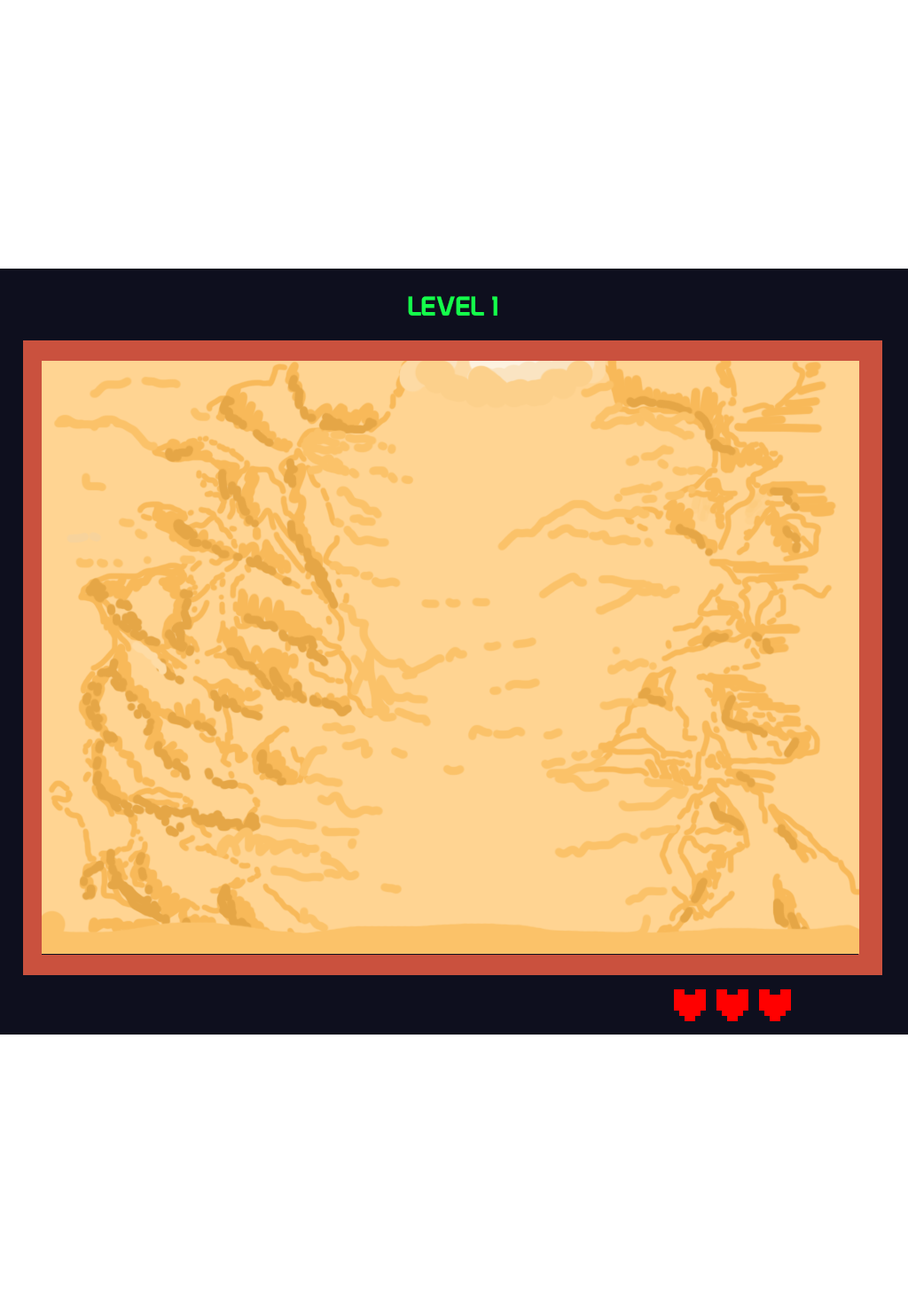
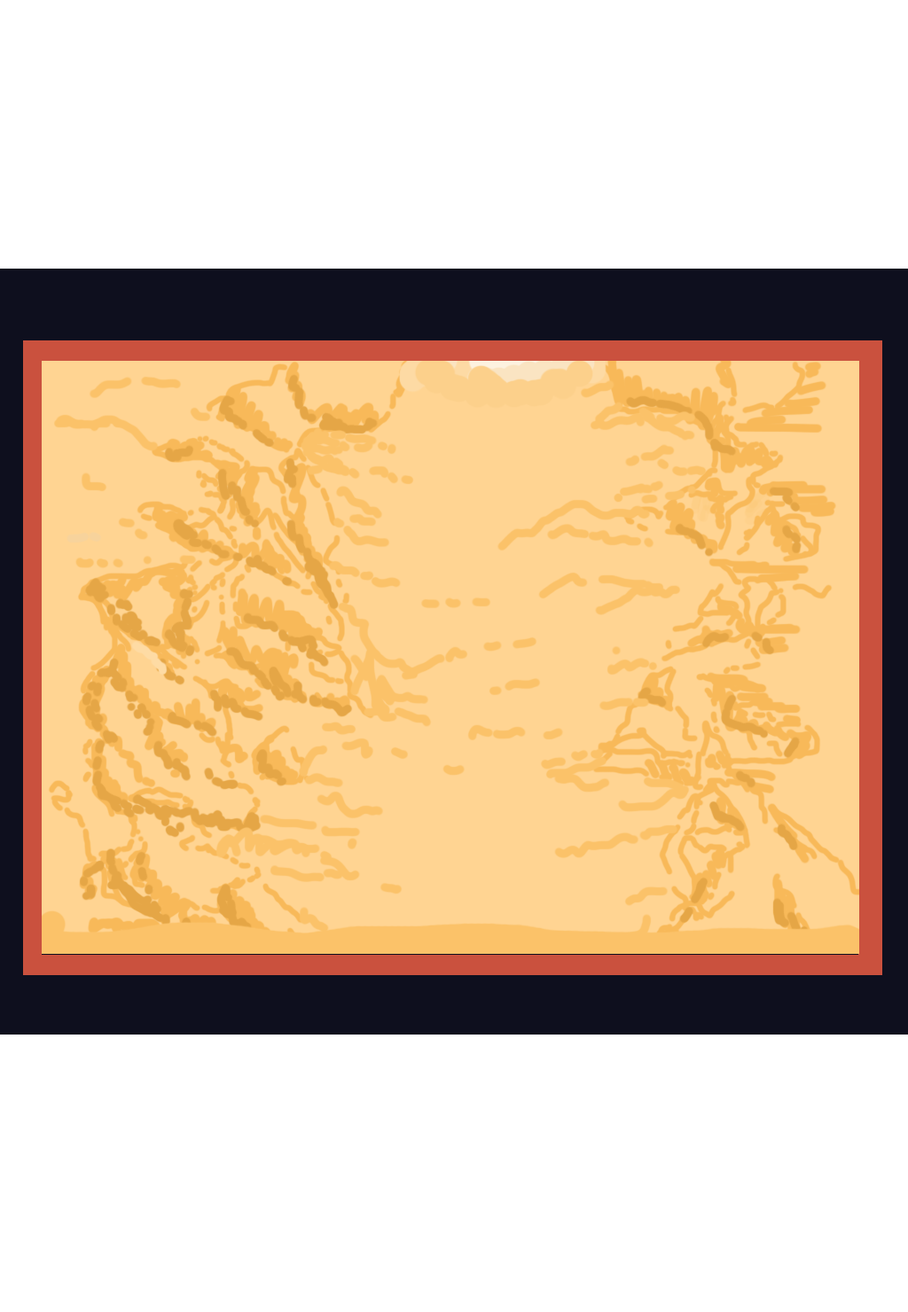
Two versions of the same layered image (908x1312). Layer-by-layer changes:
removed group "life3" (9 layers) from group "Artboard 1" over [758, 989, 791, 1022]
removed layer "Rectangle 3 copy 7" (1st of 3, in "Artboard 1" › "life3") from group "life3" over [774, 1005, 786, 1017]
removed layer "Rectangle 3 copy 2" (1st of 3, in "Artboard 1" › "life3") from group "life3" over [780, 989, 791, 1001]
removed layer "Rectangle 3 copy 6" (1st of 3, in "Artboard 1" › "life3") from group "life3" over [764, 1005, 775, 1017]
removed layer "Rectangle 3 copy 5" (1st of 3, in "Artboard 1" › "life3") from group "life3" over [769, 1010, 781, 1022]
removed layer "Rectangle 3 copy 8" (1st of 3, in "Artboard 1" › "life3") from group "life3" over [769, 994, 781, 1006]
removed layer "Rectangle 3" (1st of 3, in "Artboard 1" › "life3") from group "life3" over [758, 989, 770, 1001]
removed group "life2" (9 layers) from group "Artboard 1" over [716, 989, 749, 1022]
removed layer "Rectangle 3 copy 2" (2nd of 3, in "Artboard 1" › "life2") from group "life2" over [737, 989, 749, 1001]
removed layer "Rectangle 3 copy 6" (2nd of 3, in "Artboard 1" › "life2") from group "life2" over [721, 1005, 733, 1017]
removed layer "Rectangle 3" (2nd of 3, in "Artboard 1" › "life2") from group "life2" over [716, 989, 728, 1001]
removed group "life1" (9 layers) from group "Artboard 1" over [673, 989, 706, 1022]
removed layer "Rectangle 3 copy 7" (3rd of 3, in "Artboard 1" › "life1") from group "life1" over [689, 1005, 701, 1017]
removed layer "Rectangle 3 copy 5" (3rd of 3, in "Artboard 1" › "life1") from group "life1" over [684, 1010, 696, 1022]
removed layer "Rectangle 3 copy 8" (3rd of 3, in "Artboard 1" › "life1") from group "life1" over [684, 994, 696, 1006]
removed layer "Rectangle 3" (3rd of 3, in "Artboard 1" › "life1") from group "life1" over [673, 989, 685, 1001]
removed layer "LEVEL 1" from group "Artboard 1" over [407, 296, 498, 316]
…and 14 more changes (14 removed)
